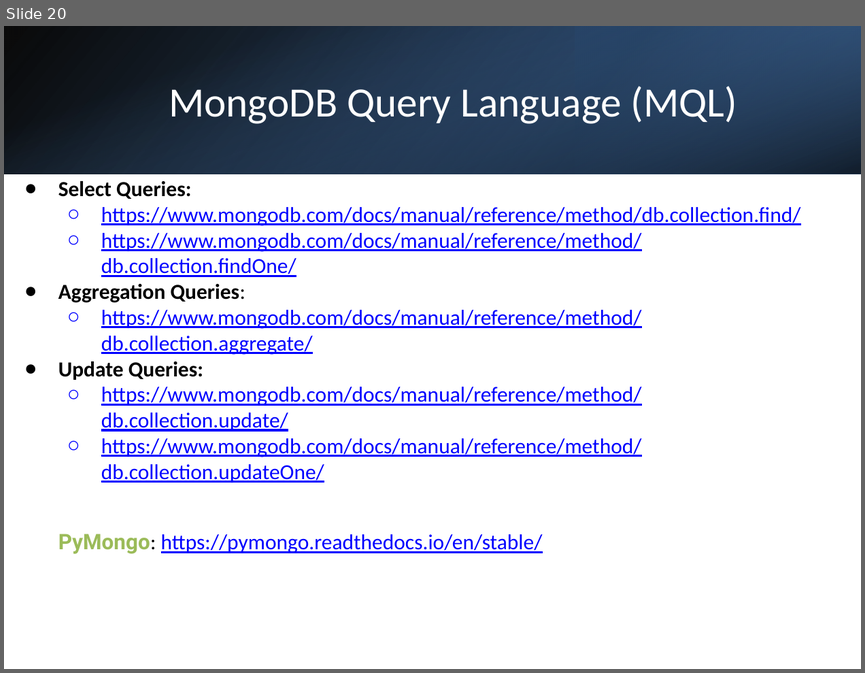
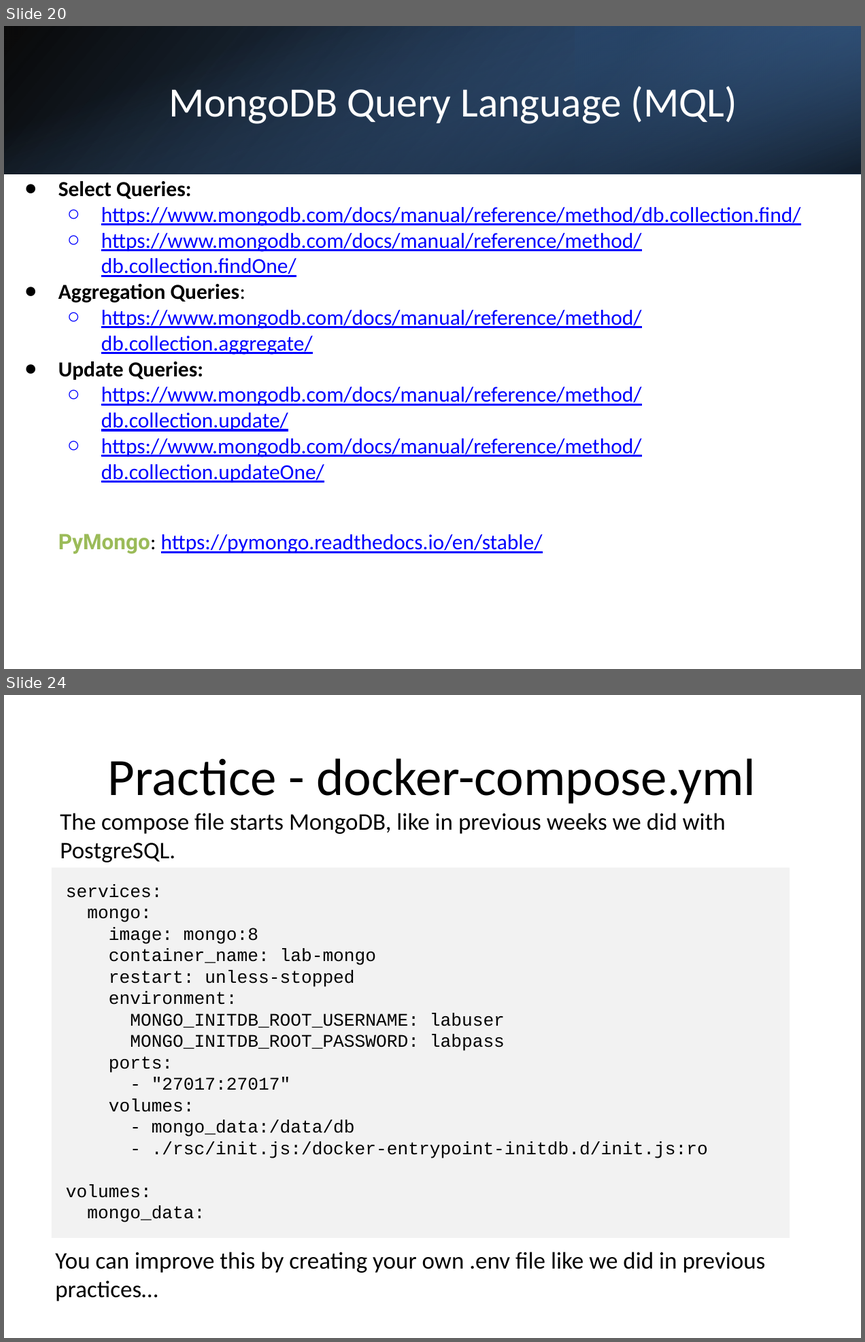
Before and after one commit to tgvp/Data-Eng, a slide deck: rsc/4-NoSQL.pptx. Shown one above the other, each under a label of ours: slide 20 before the commit, slides 20 and 24 after it; the slides between them are not shown. The pictures are 865x673 and 865x1342 pixels, drawn with LibreOffice and Linux fonts; fonts in the diff are those of the drawing. Boxes give left, top, right and bottom in pixels: in the first picture for what was removed or moved away, otherwise in the second. Text is boxed around its words. In the diff, an @@ line names an element or a change of style, - is before the commit and + after.

```diff
--- a/rsc/4-NoSQL.pptx
+++ b/rsc/4-NoSQL.pptx
@@ slide 24 added at [4,695,861,1338], background #FFFFFF @@
@@ title added at [108,758,755,804], 44 pt, text #000000 @@
+Practice - docker-compose.yml
@@ text added at [60,813,725,862], 20 pt, text #000000 @@
+The compose file starts MongoDB, like in previous weeks we did with PostgreSQL.
@@ rectangle added at [52,867,789,1238], fill #F2F2F2, 15 pt, text #000000 @@
+services:
+mongo:
+image: mongo:8
+container_name: lab-mongo
+restart: unless-stopped
+environment:
+MONGO_INITDB_ROOT_USERNAME: labuser
+MONGO_INITDB_ROOT_PASSWORD: labpass
+ports:
+- "27017:27017"
+volumes:
+- mongo_data:/data/db
+- ./rsc/init.js:/docker-entrypoint-initdb.d/init.js:ro
+volumes:
+mongo_data:
@@ text added at [55,1251,766,1301], 20 pt, text #000000 @@
+You can improve this by creating your own .env file like we did in previous practices…
```
Also in this commit, not shown: 13 other slides added.
